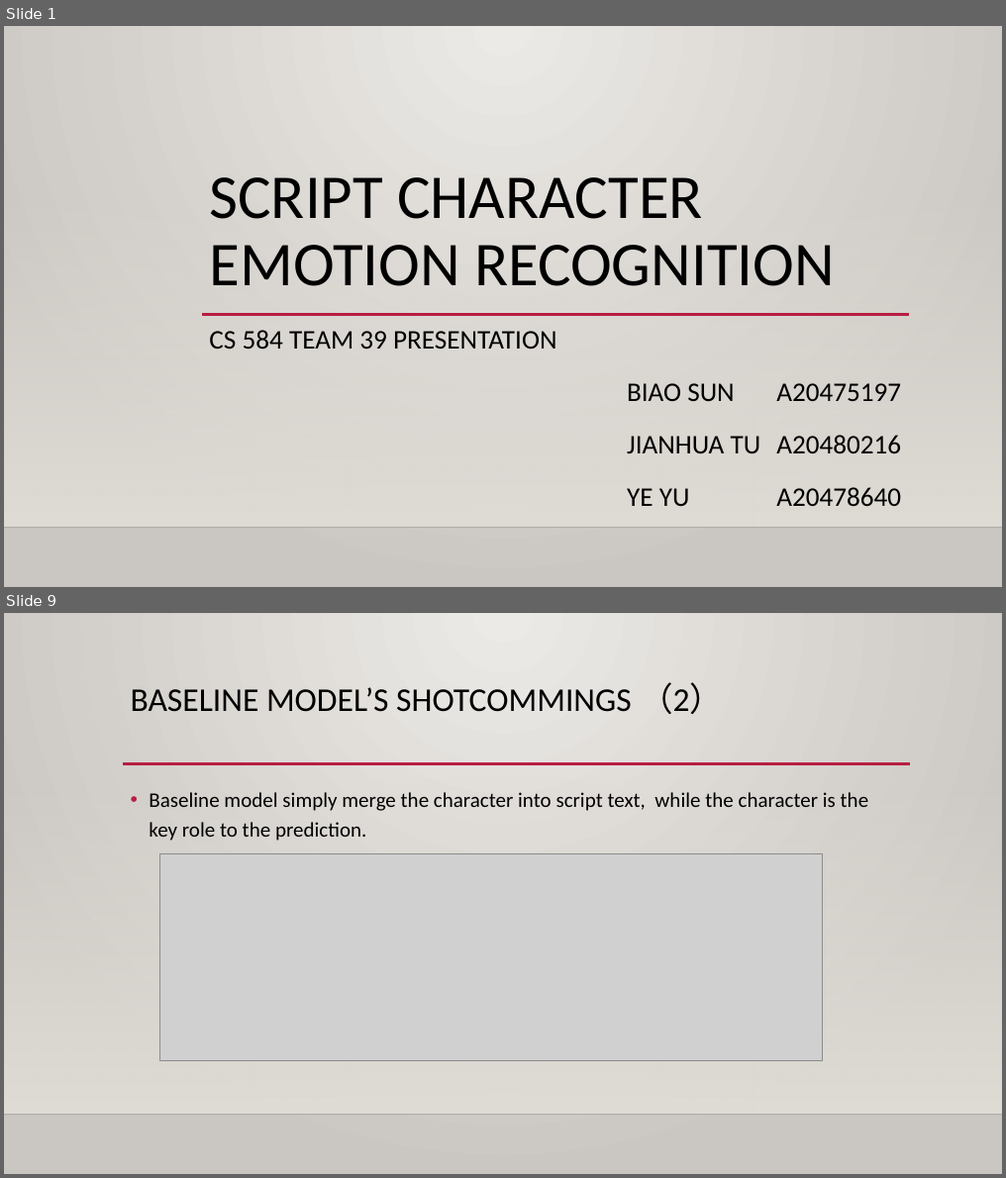
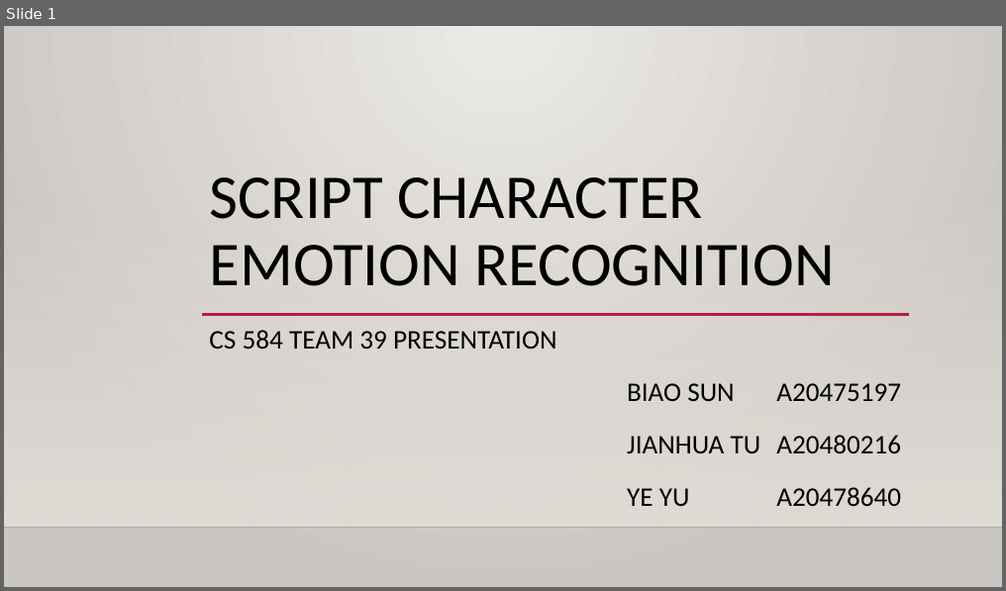
Before and after one commit to ErinYY/IIT-CS584-course-project-script_emotion, a slide deck: CS584_Team39_Presentation1.pptx. Shown one above the other, each under a label of ours: slides 1 and 9 before the commit, slide 1 after it; the slides between them are not shown. The pictures are 1006x1178 and 1006x591 pixels, drawn with LibreOffice and Linux fonts; fonts in the diff are those of the drawing; grey boxes stand for pictures; background and template pictures are left out. Boxes give left, top, right and bottom in pixels: in the first picture for what was removed or moved away, otherwise in the second. Text is boxed around its words. In the diff, an @@ line names an element or a change of style, - is before the commit and + after.

```diff
--- a/CS584_Team39_Presentation1.pptx
+++ b/CS584_Team39_Presentation1.pptx
@@ slide 9 removed at <box>4,613,1002,1174</box>, background gradient #ECEAE7 to #CAC7C1; not listed: 2 template elements that a slide beside it also shows @@
@@ title removed at <box>131,682,723,714</box> @@
-BASELINE MODEL’S SHOTCOMMINGS （2）
@@ line removed from (123, 764) to (910, 764) @@
@@ text removed at <box>149,792,869,841</box> @@
-• Baseline model simply merge the character into script text, while the character is the key role to the prediction.
@@ picture removed at <box>159,854,822,1060</box> @@
```
Also in this commit, not shown: 5 slides changed, 4 other slides removed.
